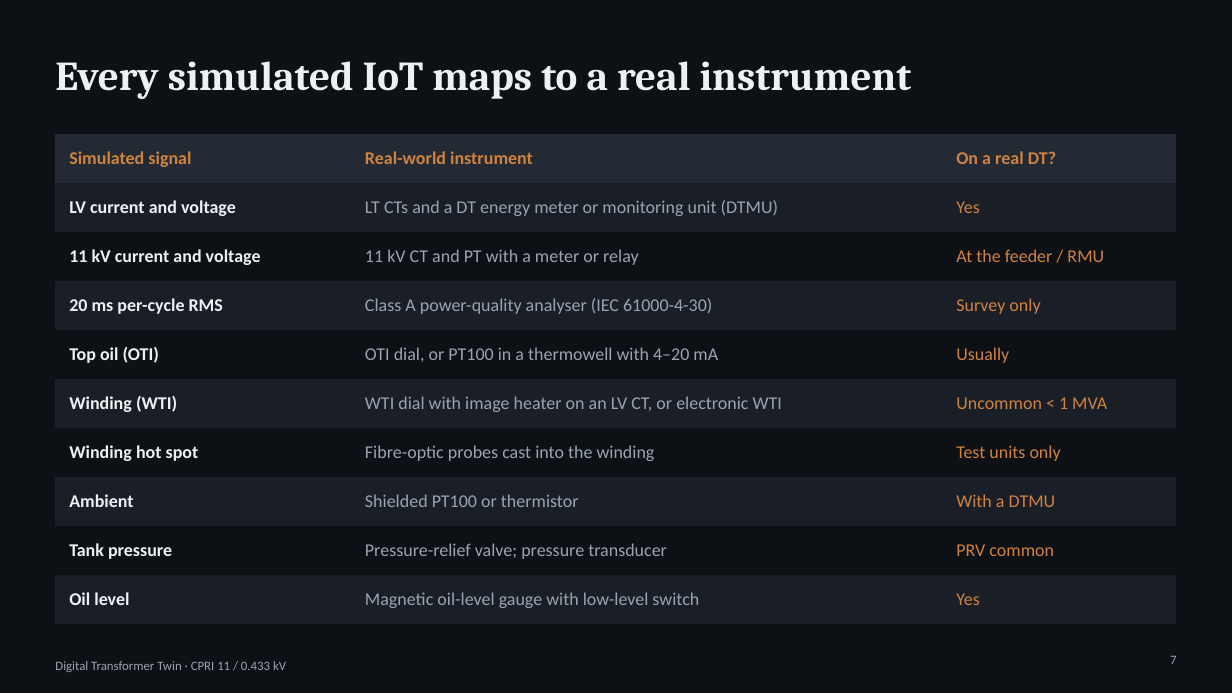
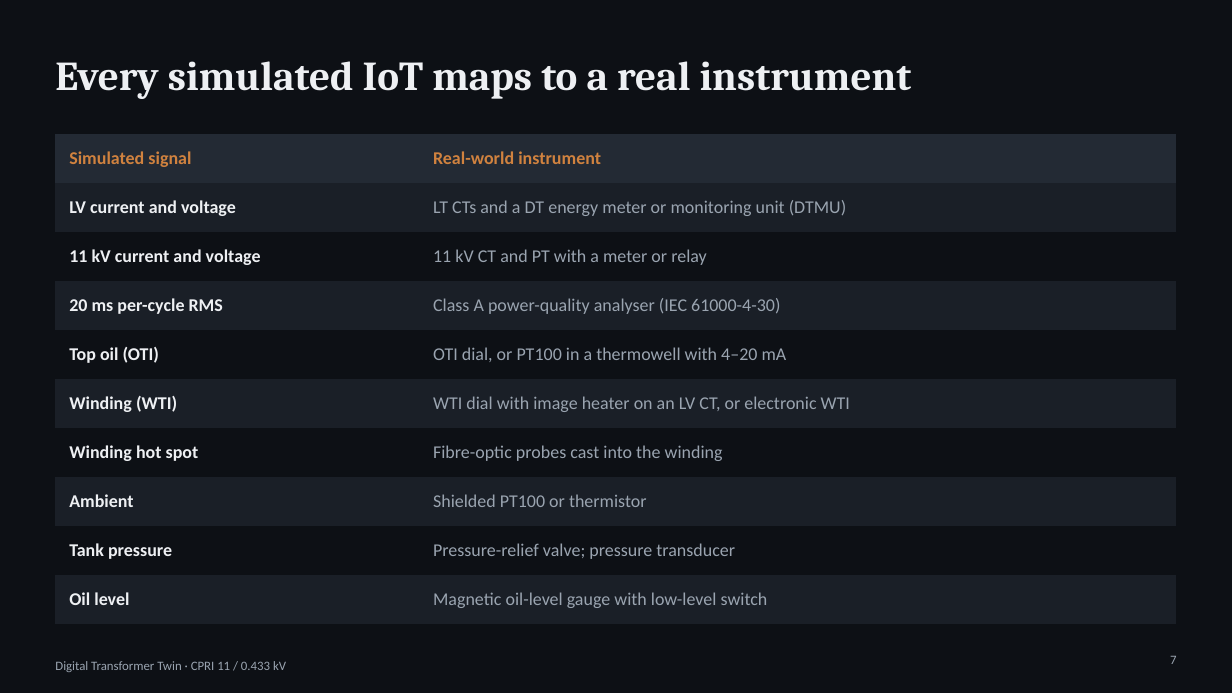
Before and after one commit to TanishVenpure/Digital_Transformer_Twin, a slide deck: slide 7 of docs/Transformer_Twin_Hackathon_v2.pptx. Drawn at 1232x693 pixels with LibreOffice and Linux fonts; fonts in the diff are those of the drawing. Boxes give left, top, right and bottom in pixels: in the first picture for what was removed or moved away, otherwise in the second. Text is boxed around its words. In the diff, an @@ line names an element or a change of style, - is before the commit and + after.

Commit message:
Final ppt

```diff
--- a/docs/Transformer_Twin_Hackathon_v2.pptx
+++ b/docs/Transformer_Twin_Hackathon_v2.pptx
@@ table at <box>55,134,1177,624</box> @@
-column 3: On a real DT? | Yes | At the feeder / RMU | Survey only | Usually | Uncommon < 1 MVA | Test units only | With a DTMU | PRV common | Yes
```
Also in this commit, not shown: 1 other slide changed.
